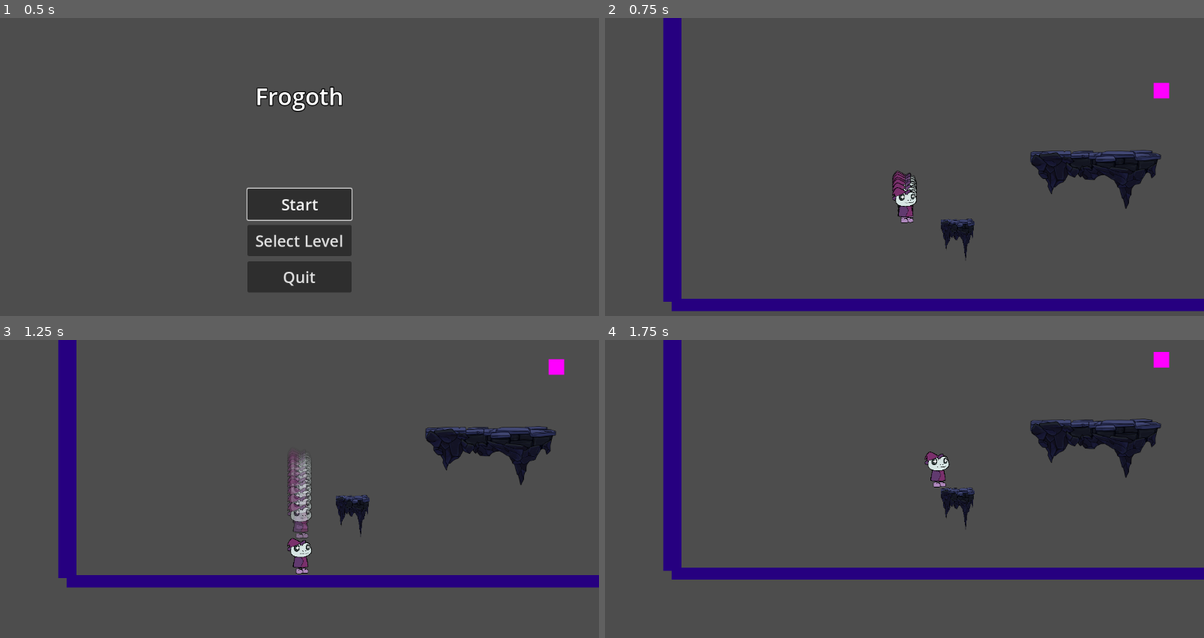
Above: before the commit, frames 1-4 (two rows, left to right).
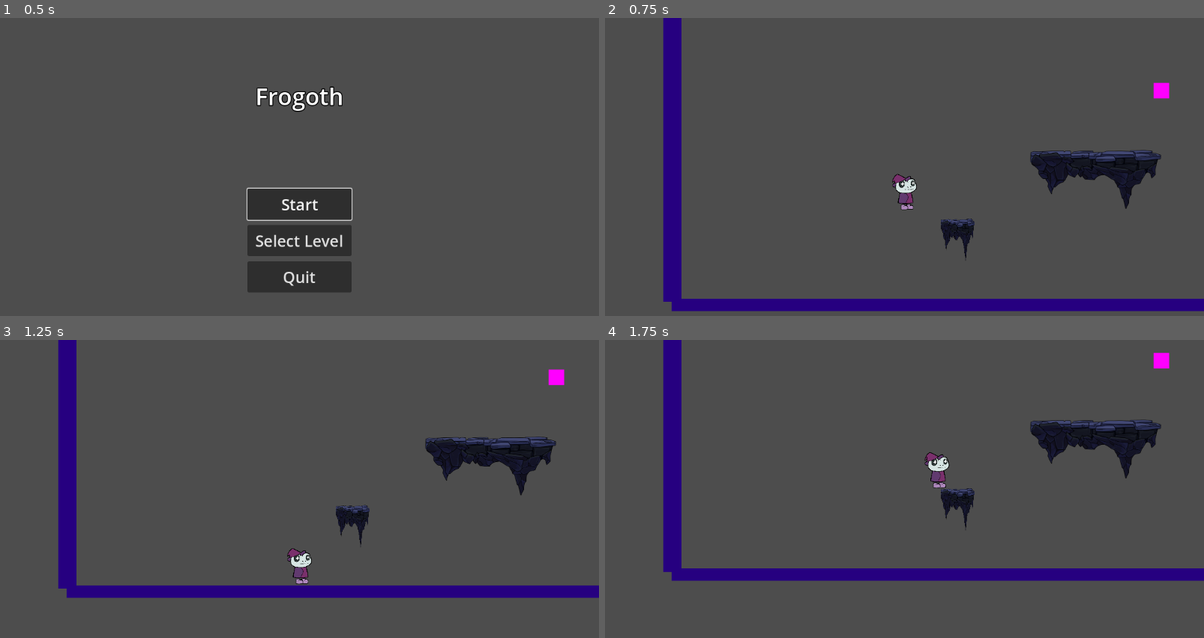
Above: after the commit, the same moments.

Repository: DerBrotDoktor/Frogoth
Game: Godot game, scene res://scenes/main/main.tscn
Two runs of this game, one before a commit and one after it. Both use one fixed random seed, a clock stepped at 60 frames per second and the inputs below.
Inputs (mouse positions are in pixels of both pictures, inside the frame that each line leads up to):
- Up to frame 1 (0.5 s): no input
- Up to frame 2 (0.75 s): click "Start" at 0.5 s
- Up to frame 3 (1.25 s): no input
- Up to frame 4 (1.75 s): move the mouse to (1036, 491) at 1.27 s; hold D (right) from 1.28 s (still down); hold Space (bash) from 1.28 s (still down)

Frame 1 is identical in both runs. In frame 2, 0.5% of the frame differs, in the area x 47-53%, y 51-69%; in frame 3, 10%, in the area x 9-100%, y 6-87%; in frame 4, 1.3%.

Commit message:
Fixed: Player accepts input when transitioning from main menu to level Solution: Player waits 0.1 seconds

Diff:
--- a/scenes/player/player.gd
+++ b/scenes/player/player.gd
@@ -32,6 +32,7 @@
 #endregion
 func _ready():
 	current_health = max_health
+	disable()
 	pass
 
 func _physics_process(delta):
@@ -74,6 +75,7 @@
 func enable():
 	$Camera.enabled = true
 	$Animation.visible = true
+	await get_tree().create_timer(0.1).timeout
 	is_disabled = false
 
 func disable():
